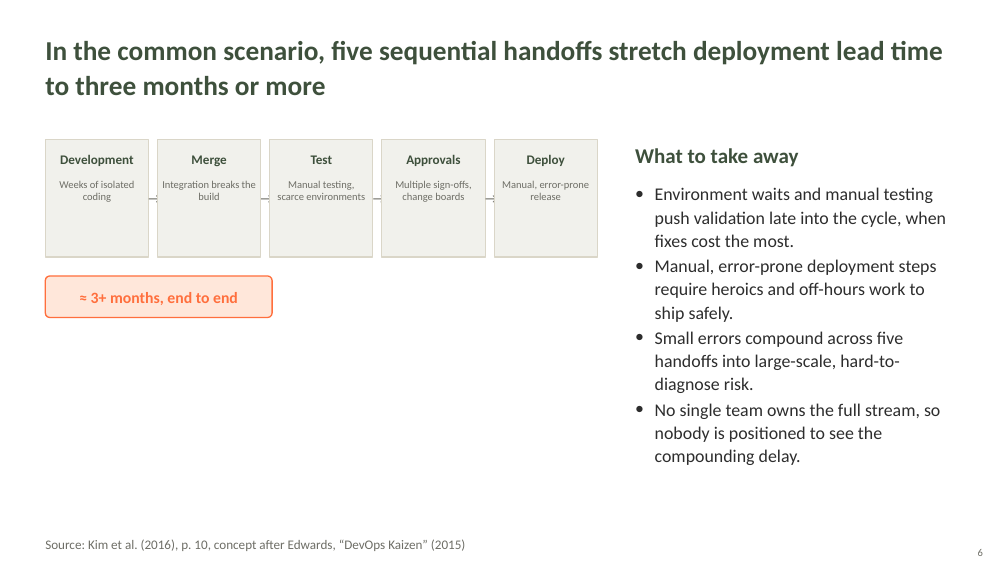
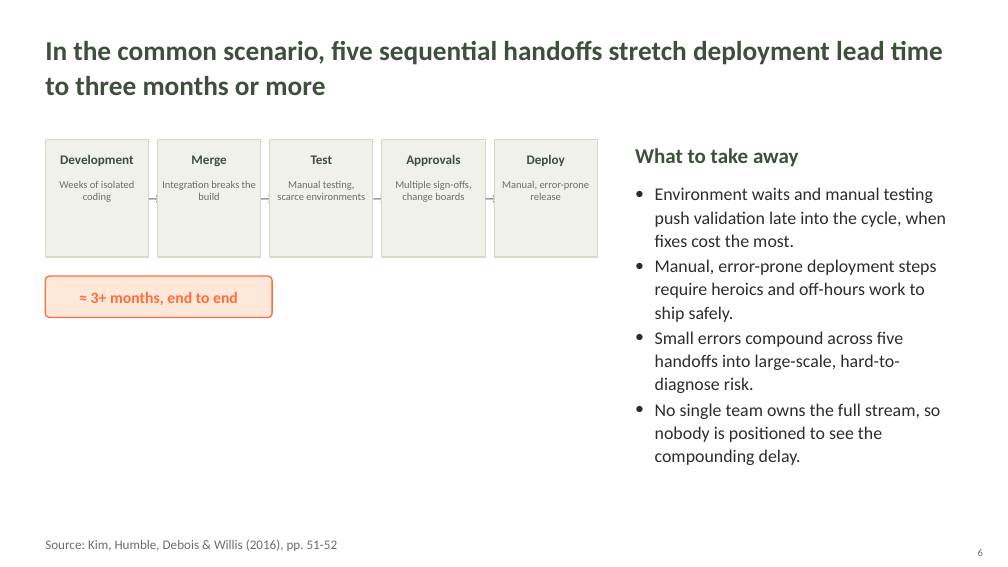
Before and after one commit to tannerlston/csd-380, a slide deck: slide 6 of module-1/TheTechnologyValueStreamCSD380.pptx. Drawn at 1008x567 pixels with LibreOffice and Linux fonts; fonts in the diff are those of the drawing. Boxes give left, top, right and bottom in pixels: in the first picture for what was removed or moved away, otherwise in the second. Text is boxed around its words. In the diff, an @@ line names an element or a change of style, - is before the commit and + after.

```diff
--- a/module-1/TheTechnologyValueStreamCSD380.pptx
+++ b/module-1/TheTechnologyValueStreamCSD380.pptx
@@ text at box(45, 539, 338, 551): text changed @@
-Source: Kim et al. (2016), p. 10, concept after Edwards, “DevOps Kaizen” (2015)
+Source: Kim, Humble, Debois & Willis (2016), pp. 51-52
```
Also in this commit, not shown: 9 other slides changed, 1 slide added, 1 slide removed.
